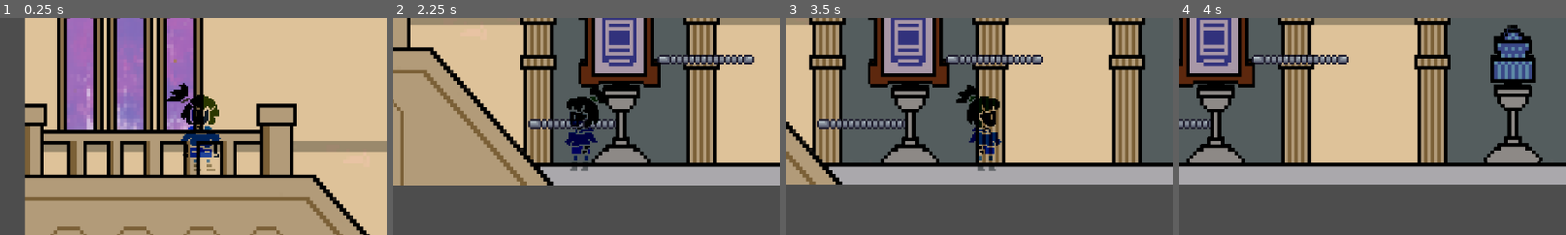
Above: before the commit, frames 1-4 (left to right).
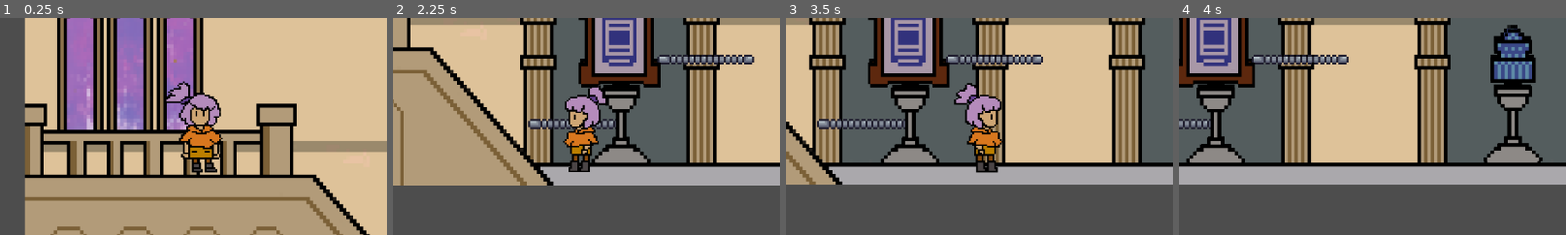
Above: after the commit, the same moments.

Repository: Will-Tate/Museum-Heist
Game: Godot game, scene res://main.tscn
The game is run twice, just before and just after one commit, with the same random seed, the same clock (stepped at 60 frames per second) and the same inputs.
Inputs:
- Up to frame 1 (0.25 s): no input
- Up to frame 2 (2.25 s): hold Right (ui_right) 0.53-2.03 s; tap S (hide_behind) at 0.6, 1.35, 2.1 s; hold Left (ui_left) from 2.03 s (still down)
- Up to frame 3 (3.5 s): tap Enter at 2.75 s; release Left (ui_left) at 2.78 s; hold Right (ui_right) from 2.78 s (still down); tap S (hide_behind) at 2.85 s
- Up to frame 4 (4 s): keep holding Right (ui_right); tap S (hide_behind) at 3.6 s
The pictures show only the part of the screen within x 29-79%, y 35-85%; the shares and areas given below are measured in that part.

The runs differ from the first frame. In frame 1, 3.4% of the frame differs, in the area x 42-58%, y 29-72%; in frame 2, 2.6%; in frame 3, 2.8%; in frame 4, nothing differs.

Commit message:
quick fix

Diff:
--- a/scenes/mainCharacter.tscn
+++ b/scenes/mainCharacter.tscn
@@ -8,9 +8,6 @@
 [ext_resource type="Texture2D" uid="uid://catj6rfvq2ugu" path="res://assets/char_right2.png" id="6_i5a3i"]
 [ext_resource type="Texture2D" uid="uid://b73a533f87l87" path="res://assets/char_right3.png" id="7_avyn3"]
 [ext_resource type="Texture2D" uid="uid://cydvjx15xo3fb" path="res://assets/char_right4.png" id="8_ghmfr"]
-
-[sub_resource type="CanvasItemMaterial" id="CanvasItemMaterial_o7lis"]
-blend_mode = 2
 
 [sub_resource type="SpriteFrames" id="SpriteFrames_gfes2"]
 animations = [{
@@ -64,7 +61,6 @@
 
 [node name="Sprite2D" type="AnimatedSprite2D" parent="."]
 visibility_layer = 3
-material = SubResource("CanvasItemMaterial_o7lis")
 position = Vector2(45, 69)
 scale = Vector2(0.257143, 0.234694)
 sprite_frames = SubResource("SpriteFrames_gfes2")
Not shown: 1 places in scenes/mainCharacter.tscn that only renumber resources
